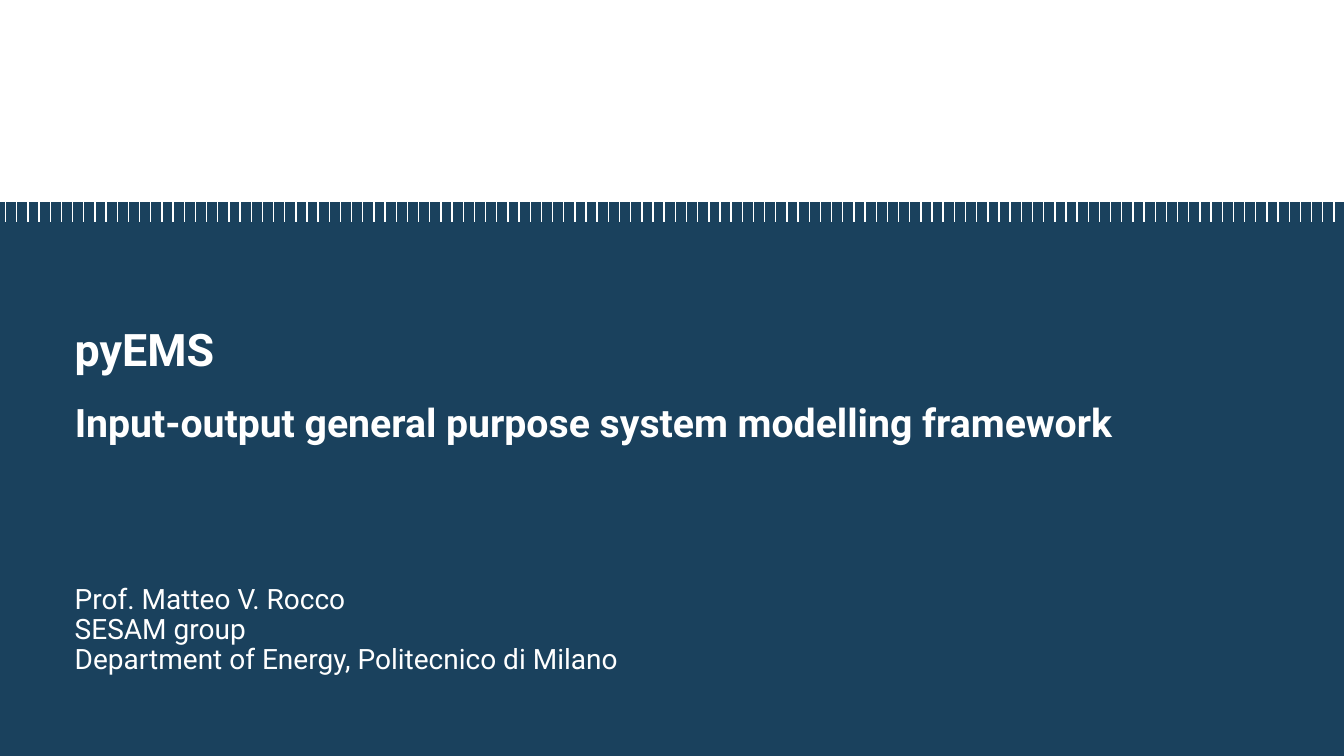
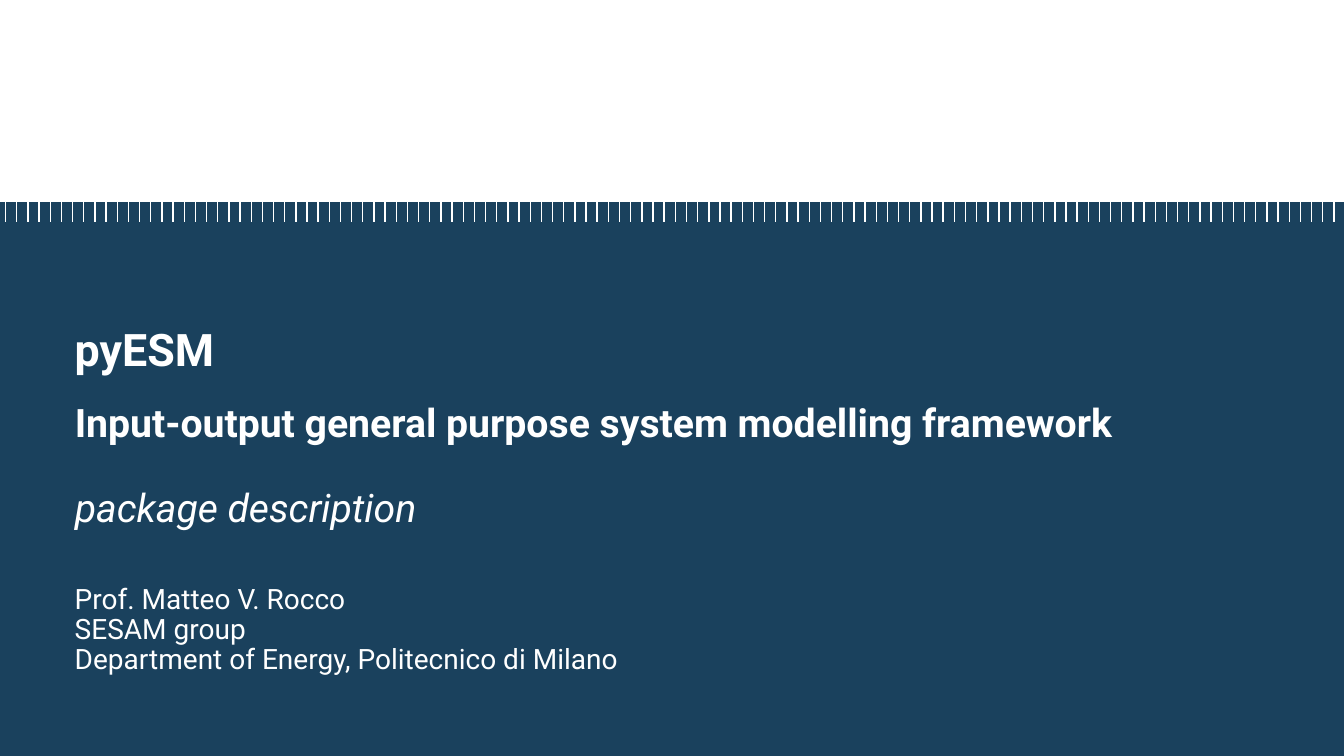
Before and after one commit to pyESM-project/pyesm, a slide deck: slide 1 of doc/pyesm.pptx. Drawn at 1344x756 pixels with LibreOffice and Linux fonts; fonts in the diff are those of the drawing; background and template pictures are left out. Boxes give left, top, right and bottom in pixels: in the first picture for what was removed or moved away, otherwise in the second. Text is boxed around its words. In the diff, an @@ line names an element or a change of style, - is before the commit and + after.

```diff
--- a/doc/pyesm.pptx
+++ b/doc/pyesm.pptx
@@ text at [75, 333, 214, 376]: text changed @@
-pyEMS
+pyESM
@@ text at [75, 492, 417, 530]: paragraph added @@
+package description
```
Also in this commit, not shown: 8 other slides changed, 24 slides added, 5 other files.
